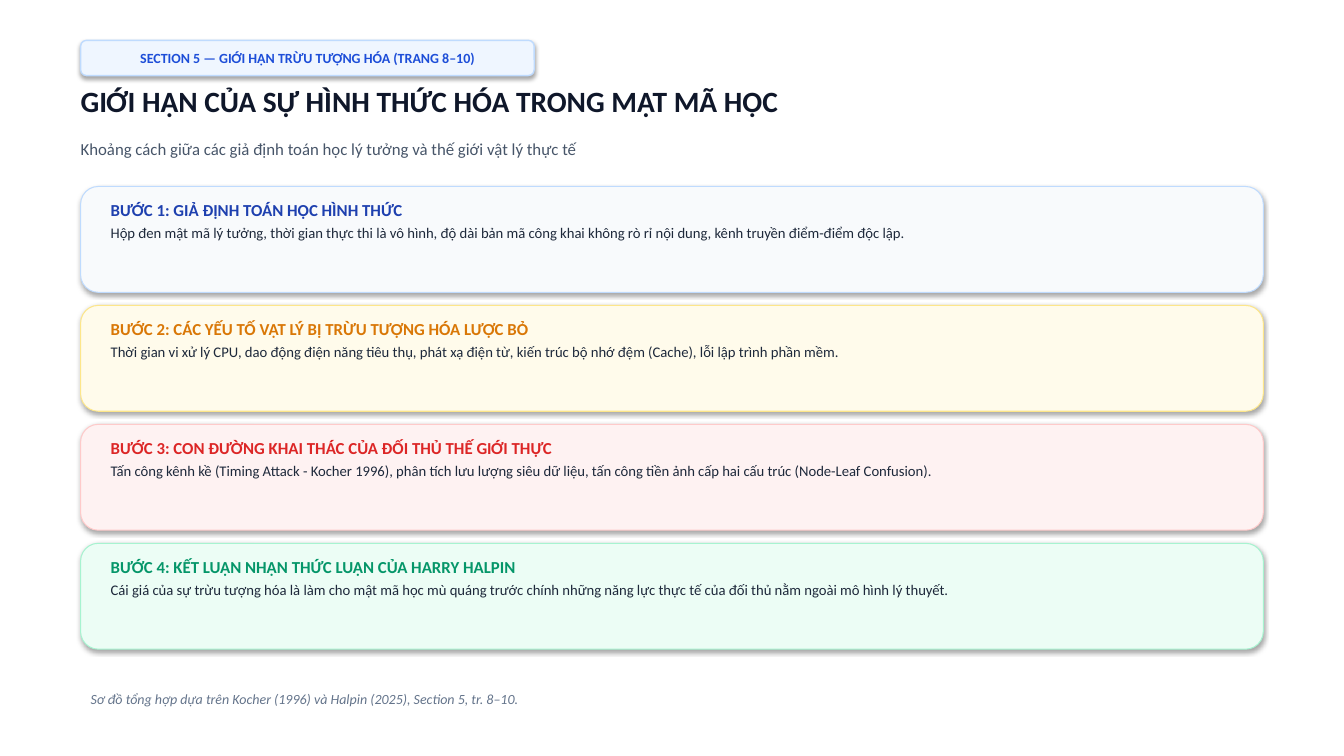
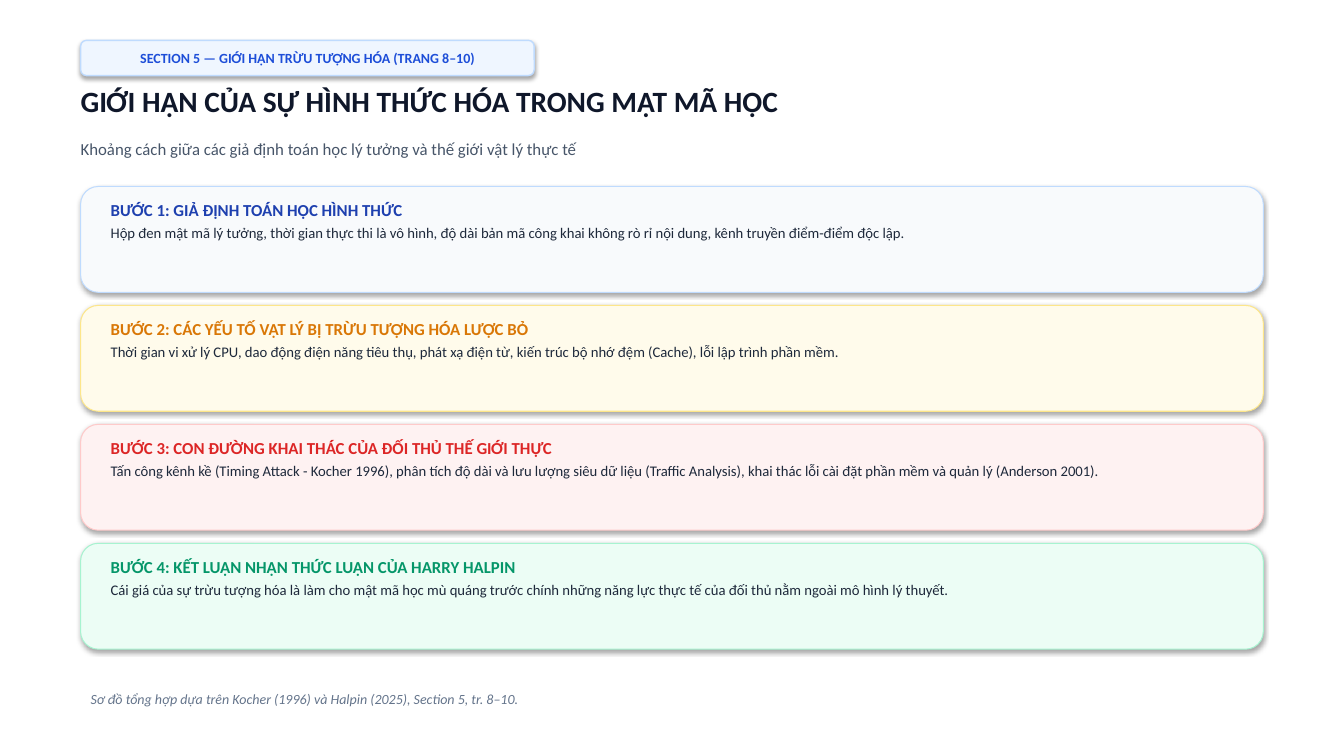
Before and after one commit to kietvo5924/ATBMHTTT_DT005_FileIntegrity, a slide deck: slide 7 of Bao_Cao_Giua_Ky_DT05_Final.pptx. Drawn at 1344x756 pixels with LibreOffice and Linux fonts; fonts in the diff are those of the drawing. Boxes give left, top, right and bottom in pixels: in the first picture for what was removed or moved away, otherwise in the second. Text is boxed around its words. In the diff, an @@ line names an element or a change of style, - is before the commit and + after.

```diff
--- a/Bao_Cao_Giua_Ky_DT05_Final.pptx
+++ b/Bao_Cao_Giua_Ky_DT05_Final.pptx
@@ text at (111,464,1099,479): text changed @@
-Tấn công kênh kề (Timing Attack - Kocher 1996), phân tích lưu lượng siêu dữ liệu, tấn công tiền ảnh cấp hai cấu trúc (Node-Leaf Confusion).
+Tấn công kênh kề (Timing Attack - Kocher 1996), phân tích độ dài và lưu lượng siêu dữ liệu (Traffic Analysis), khai thác lỗi cài đặt phần mềm và quản lý (Anderson 2001).
```
Also in this commit, not shown: 6 other slides changed, 1 slide added, 1 slide removed, 8 other files.
